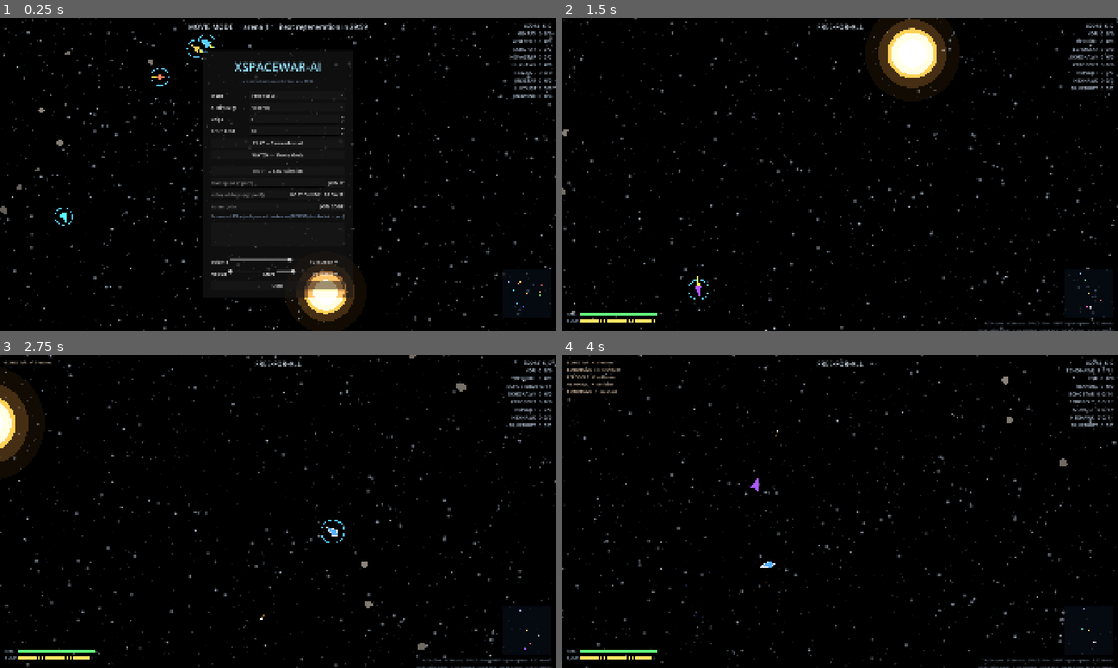
Above: before the commit, frames 1-4 (two rows, left to right).
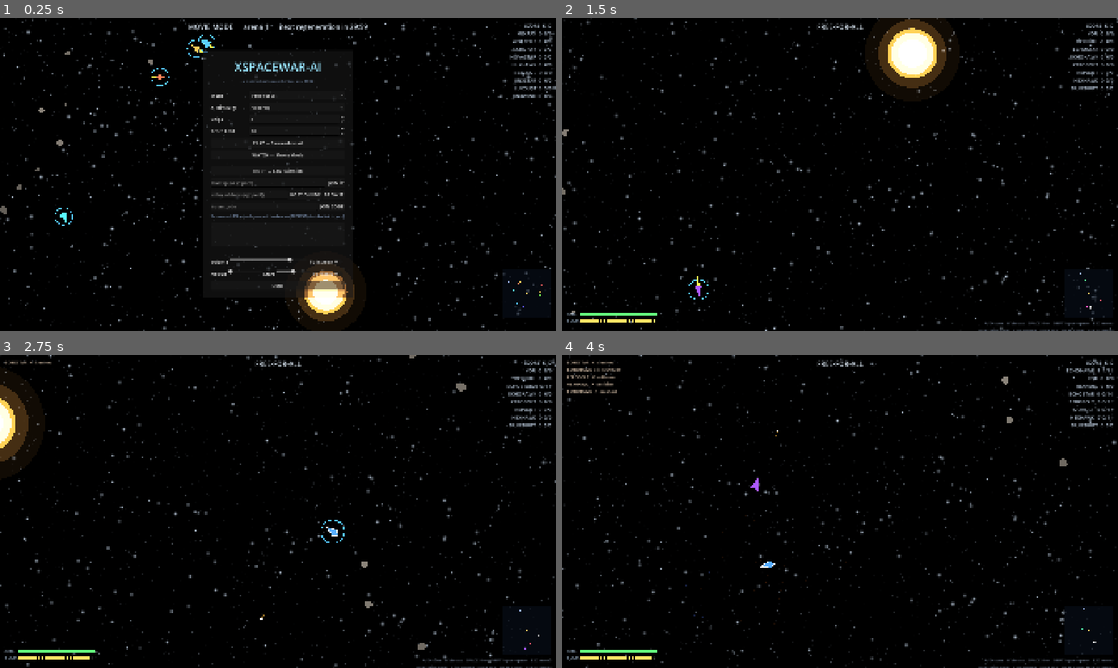
Above: after the commit, the same moments.

Repository: CryptoJones/XSpaceWar-AI
Game: Godot game, scene res://src/ui/main.tscn
Same seed, same stepped clock (60 frames per second), same inputs: the game is played once before the commit and once after it.
Inputs (mouse positions are in pixels of both pictures, inside the frame that each line leads up to):
- Up to frame 1 (0.25 s): no input
- Up to frame 2 (1.5 s): click (828, 183) at 0.52 s; type "12" at 0.6 s; click (812, 193) at 0.75 s; type "12" at 0.83 s; click (828, 205) at 0.98 s; type "12" at 1.07 s; click "PLAY — Skirmish vs AI" at 1.25 s
- Up to frame 3 (2.75 s): tap Enter at 2 s; move the mouse to (400, 495) at 2.02 s; hold D from 2.03 s (still down); hold Enter from 2.03 s (still down); click (400, 495) at 2.17 s; tap Space at 2.27 s
- Up to frame 4 (4 s): move the mouse to (728, 527) at 2.77 s; release D at 2.78 s; release Enter at 2.78 s; hold A 2.78-3.53 s; tap Shift at 2.85 s; tap Space at 3.02 s; move the mouse to (895, 442) at 3.52 s; hold D from 3.53 s (still down); hold Enter from 3.53 s (still down)

The runs differ from the first frame. In frame 1, 0.2% of the frame differs, in the area x 0-100%, y 0-100%; in frame 2, 0.3%, in the area x 0-100%, y 0-99%; in frame 3, 0.2%; in frame 4, 0.2%.

Commit message:
Fix starfield tiling: stars near cell edges rendered as quarter circles
star_layer sampled only the pixel's own grid cell, so a star jittered
against a cell boundary was clipped at the tile edge. Each pixel now
accumulates the 3x3 cell neighborhood, so every star draws whole.

Co-Authored-By: Claude Fable 5 <noreply@anthropic.com>

Diff:
--- a/src/render/shaders/nebula.gdshader
+++ b/src/render/shaders/nebula.gdshader
@@ -47,19 +47,29 @@
 }
 
 // One layer of stars: sparse cells, random sub-cell offset (kills the grid),
-// random size, gentle twinkle.
+// random size, gentle twinkle. Each pixel samples its 3x3 cell neighborhood
+// so a star whose jitter pushes it against a cell edge still renders whole
+// instead of being sliced into quarter circles at the tile boundary.
 float star_layer(vec2 uv, float density, float bright, float t) {
-	vec2 g = floor(uv * density);
-	vec2 rnd = hash2(g);
-	if (rnd.x < 0.965) {
-		return 0.0;
+	vec2 gv = uv * density;
+	vec2 g0 = floor(gv);
+	float acc = 0.0;
+	for (int y = -1; y <= 1; y++) {
+		for (int x = -1; x <= 1; x++) {
+			vec2 g = g0 + vec2(float(x), float(y));
+			vec2 rnd = hash2(g);
+			if (rnd.x < 0.965) {
+				continue;
+			}
+			vec2 c = g + 0.5 + 0.7 * (hash2(g + 31.7) - 0.5);
+			float d = length(gv - c);  // distance in cell units
+			float size = 0.18 + 0.5 * rnd.y;
+			float s = smoothstep(size, 0.0, d);
+			float tw = 0.75 + 0.25 * sin(t * (2.0 + 4.0 * rnd.y) + rnd.x * 40.0);
+			acc += s * tw;
+		}
 	}
-	vec2 c = (g + 0.5 + 0.7 * (hash2(g + 31.7) - 0.5)) / density;
-	float d = length(uv - c) * density;
-	float size = 0.18 + 0.5 * rnd.y;
-	float s = smoothstep(size, 0.0, d);
-	float tw = 0.75 + 0.25 * sin(t * (2.0 + 4.0 * rnd.y) + rnd.x * 40.0);
-	return s * bright * tw;
+	return acc * bright;
 }
 
 void fragment() {
